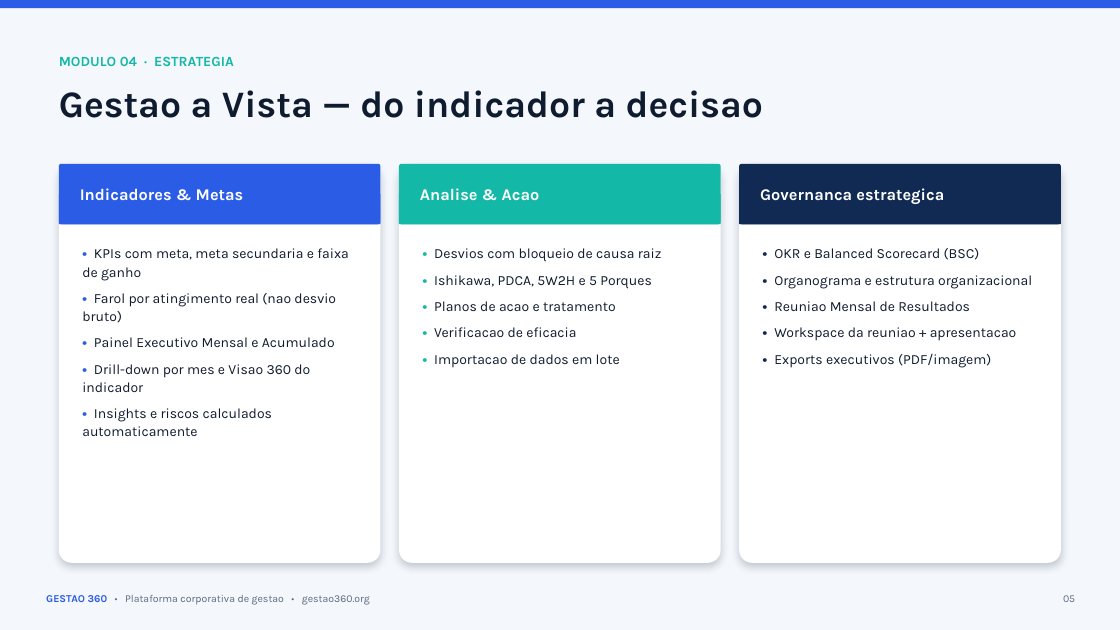
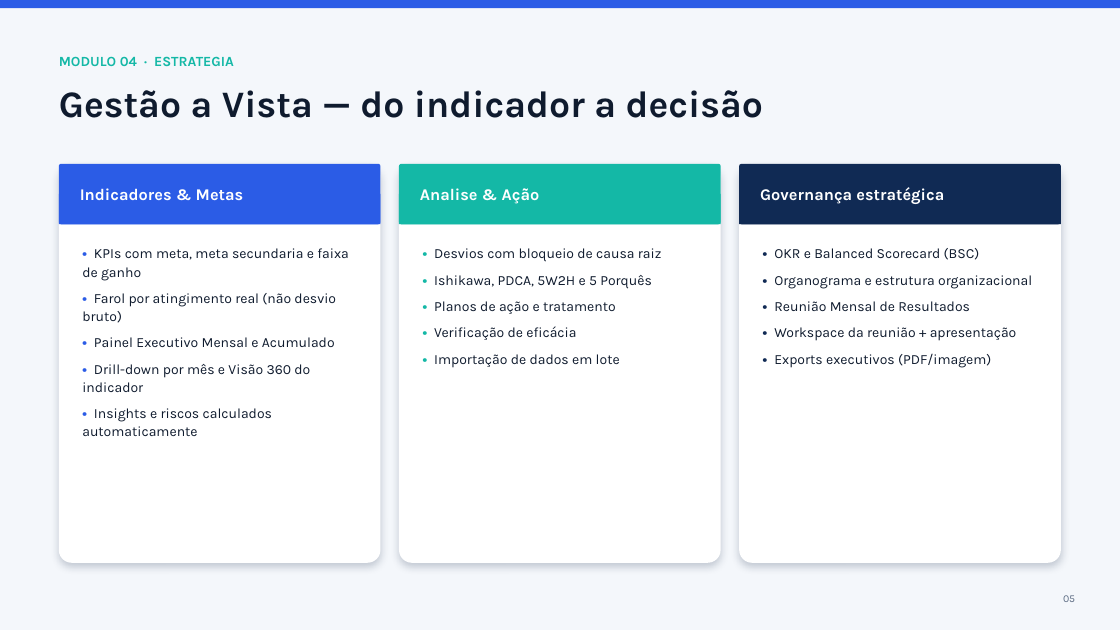
Before and after one commit to aldemirfidelis/gestao-360-indicadores, a slide deck: slide 5 of docs/Apresentacao-Gestao360-Comercial.pptx. Drawn at 1120x630 pixels with LibreOffice and Linux fonts; fonts in the diff are those of the drawing. Boxes give left, top, right and bottom in pixels: in the first picture for what was removed or moved away, otherwise in the second. Text is boxed around its words. In the diff, an @@ line names an element or a change of style, - is before the commit and + after.

```diff
--- a/docs/Apresentacao-Gestao360-Comercial.pptx
+++ b/docs/Apresentacao-Gestao360-Comercial.pptx
@@ text at <box>59,90,763,118</box>: text changed @@
-Gestao a Vista — do indicador a decisao
+Gestão a Vista — do indicador a decisão
@@ text at <box>420,188,540,204</box>: text changed @@
-Analise & Acao
+Analise & Ação
@@ text at <box>760,187,944,204</box>: text changed @@
-Governanca estrategica
+Governança estratégica
@@ text at <box>82,293,336,323</box>: text changed @@
-• Farol por atingimento real (nao desvio bruto)
+• Farol por atingimento real (não desvio bruto)
@@ text at <box>434,275,652,368</box>: text changed @@
-• Ishikawa, PDCA, 5W2H e 5 Porques
-• Planos de acao e tratamento
-• Verificacao de eficacia
-• Importacao de dados em lote
+• Ishikawa, PDCA, 5W2H e 5 Porquês
+• Planos de ação e tratamento
+• Verificação de eficácia
+• Importação de dados em lote
@@ text at <box>774,301,1017,341</box>: text changed @@
-• Reuniao Mensal de Resultados
-• Workspace da reuniao + apresentacao
+• Reunião Mensal de Resultados
+• Workspace da reunião + apresentação
@@ text at <box>82,364,310,392</box>: text changed @@
-• Drill-down por mes e Visao 360 do indicador
+• Drill-down por mês e Visão 360 do indicador
@@ text removed at <box>46,595,370,605</box> @@
-GESTAO 360 • Plataforma corporativa de gestao • gestao360.org
```
Also in this commit, not shown: 12 other slides changed.
